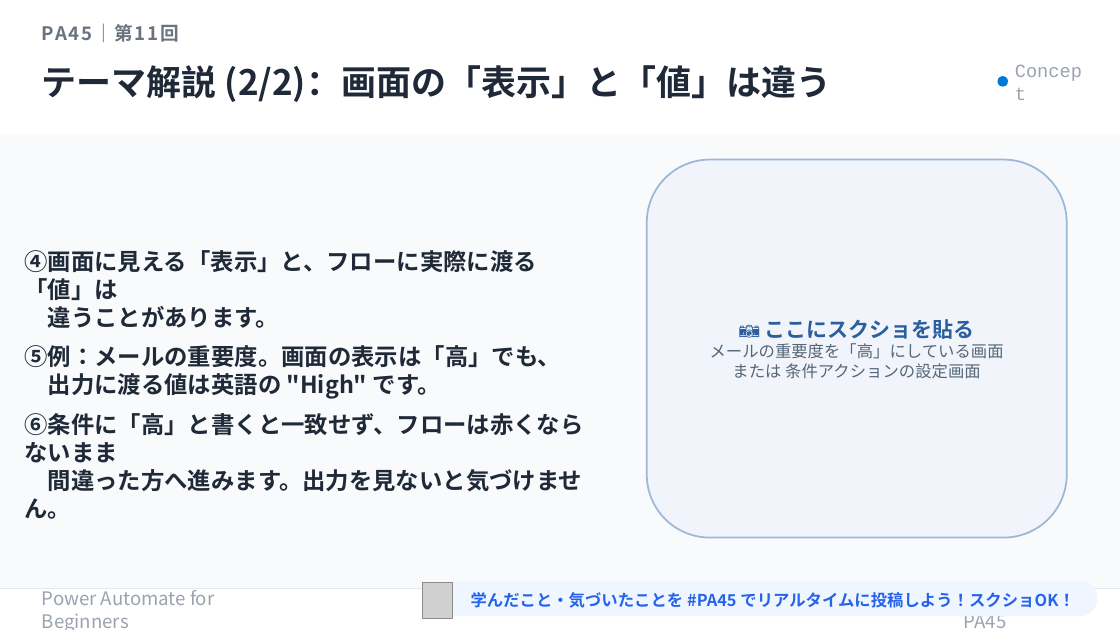
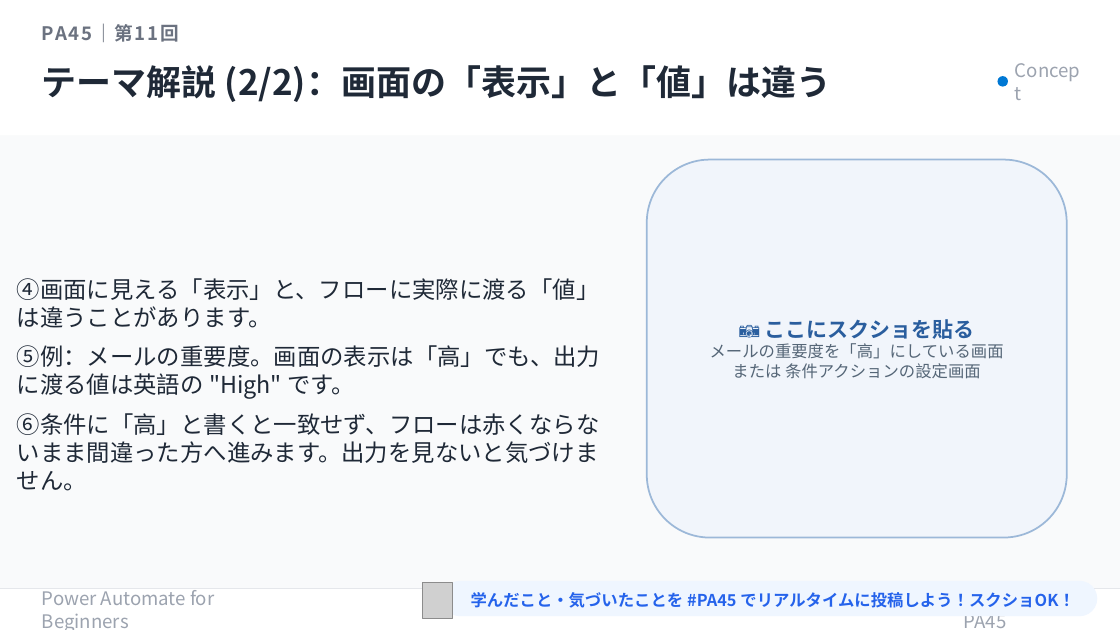
Before and after one commit to Haru-PowerPlatform/pa45, a slide deck: slide 9 of assets/pa45/P011_PA45_RunHistory_20260521.pptx. Drawn at 1120x630 pixels with LibreOffice and Linux fonts; fonts in the diff are those of the drawing; grey boxes stand for pictures. Boxes give left, top, right and bottom in pixels: in the first picture for what was removed or moved away, otherwise in the second. Text is boxed around its words. In the diff, an @@ line names an element or a change of style, - is before the commit and + after.

```diff
--- a/assets/pa45/P011_PA45_RunHistory_20260521.pptx
+++ b/assets/pa45/P011_PA45_RunHistory_20260521.pptx
@@ text "Concept" at (1015,69,1086,93): font Courier New to Noto Sans CJK JP @@
@@ text at (17,278,601,491): text changed; bold off @@
-④画面に見える「表示」と、フローに実際に渡る「値」は
-違うことがあります。
-⑤例：メールの重要度。画面の表示は「高」でも、
-出力に渡る値は英語の "High" です。
-⑥条件に「高」と書くと一致せず、フローは赤くならないまま
-間違った方へ進みます。出力を見ないと気づけません。
+④画面に見える「表示」と、フローに実際に渡る「値」は違うことがあります。
+⑤例：メールの重要度。画面の表示は「高」でも、出力に渡る値は英語の "High" です。
+⑥条件に「高」と書くと一致せず、フローは赤くならないまま間違った方へ進みます。出力を見ないと気づけません。
```
Also in this commit, not shown: 14 other slides changed.
